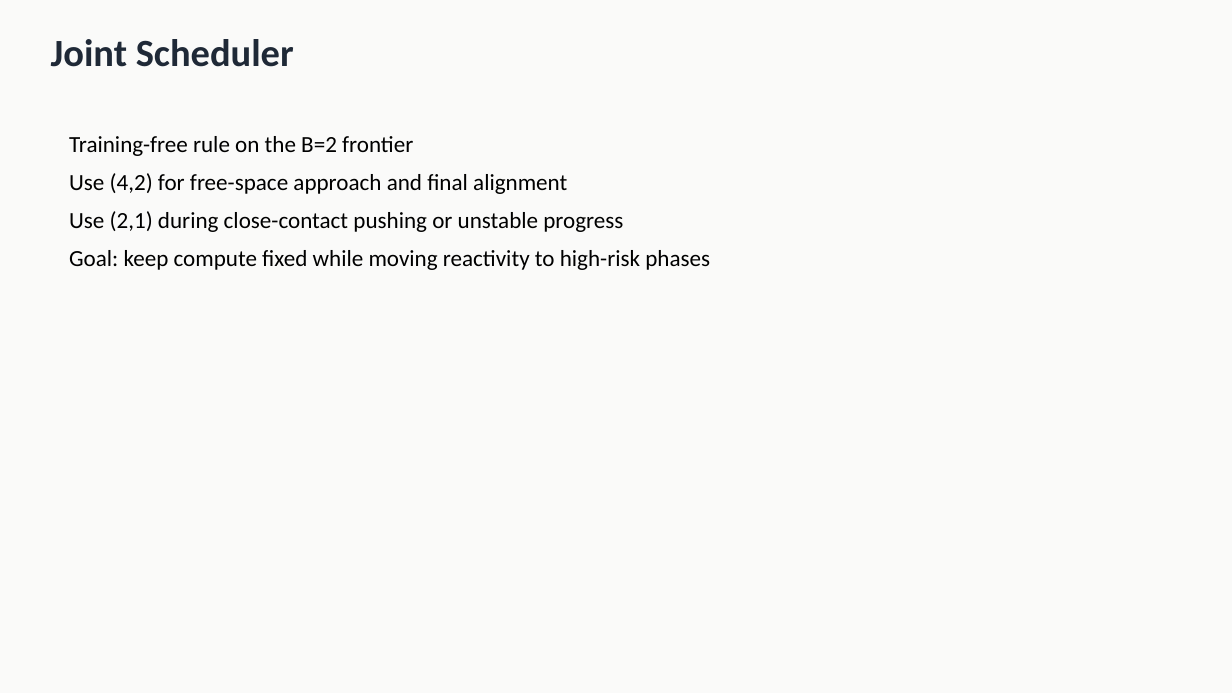
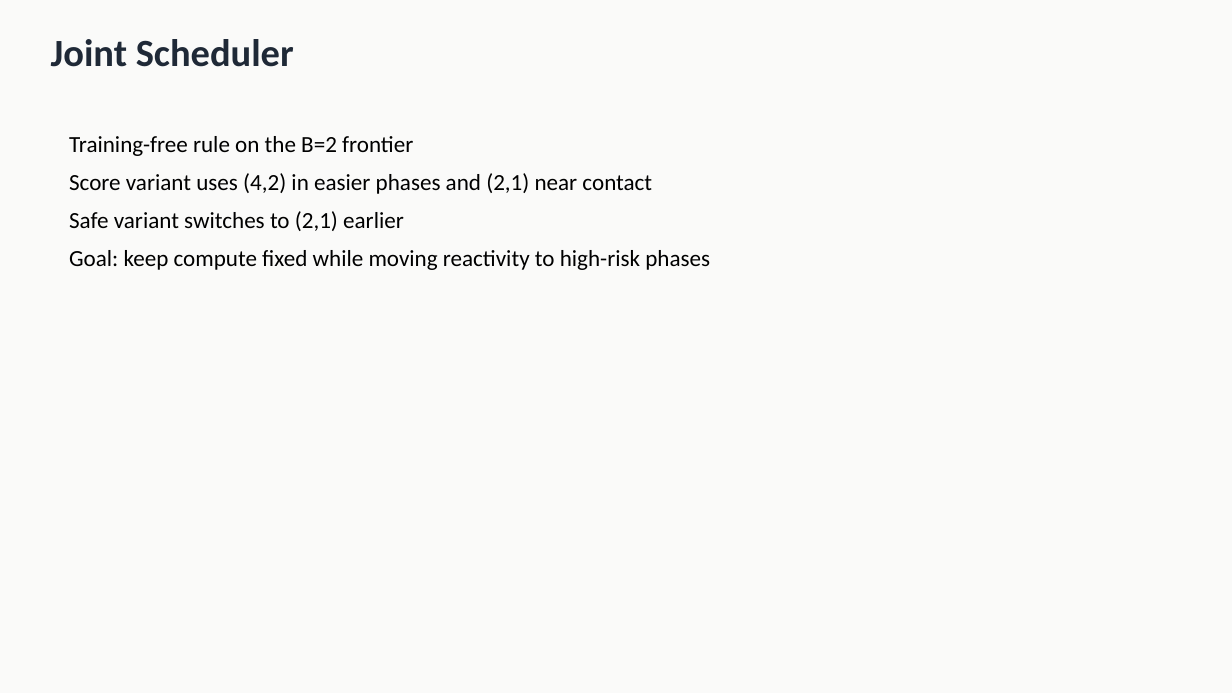
Before and after one commit to TheNight-Watch/RF_FinalProject, a slide deck: slide 8 of slides/final_presentation.pptx (slide 7 before the commit). Drawn at 1232x693 pixels with LibreOffice and Linux fonts; fonts in the diff are those of the drawing. Boxes give left, top, right and bottom in pixels: in the first picture for what was removed or moved away, otherwise in the second. Text is boxed around its words. In the diff, an @@ line names an element or a change of style, - is before the commit and + after.

```diff
--- a/slides/final_presentation.pptx
+++ b/slides/final_presentation.pptx
@@ text at (69,173,652,231): text changed @@
-Use (4,2) for free-space approach and final alignment
-Use (2,1) during close-contact pushing or unstable progress
+Score variant uses (4,2) in easier phases and (2,1) near contact
+Safe variant switches to (2,1) earlier
```
Also in this commit, not shown: 3 other slides changed, 1 slide added, 40 other files.
